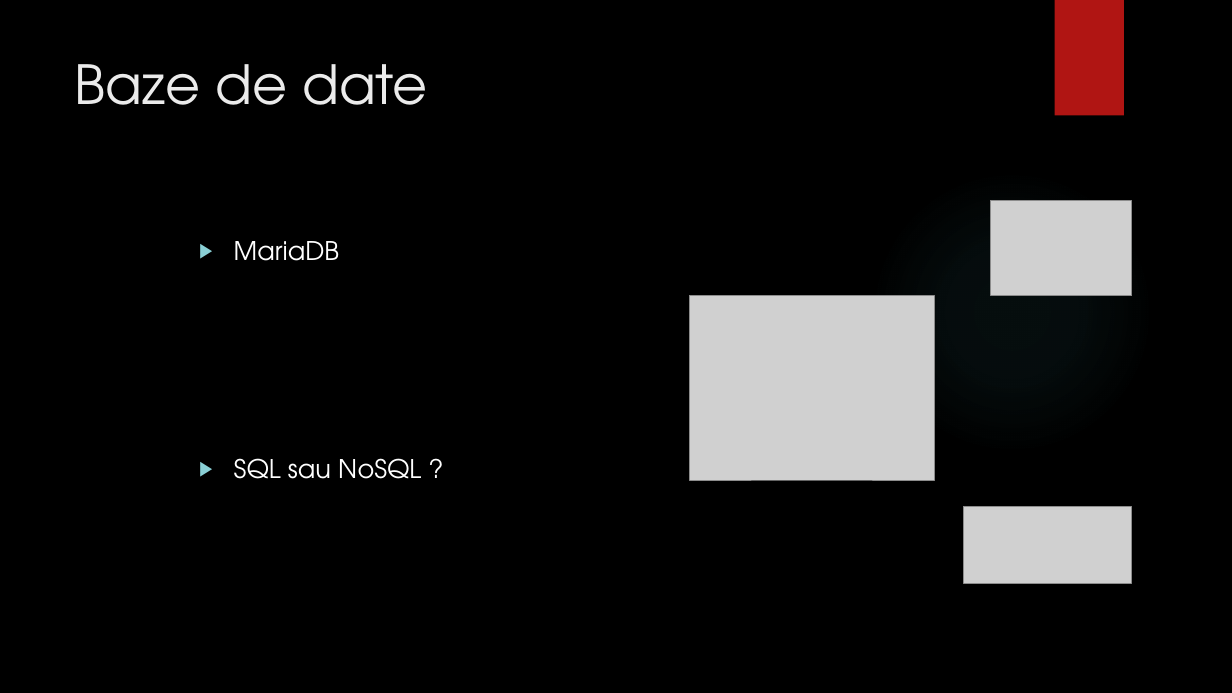
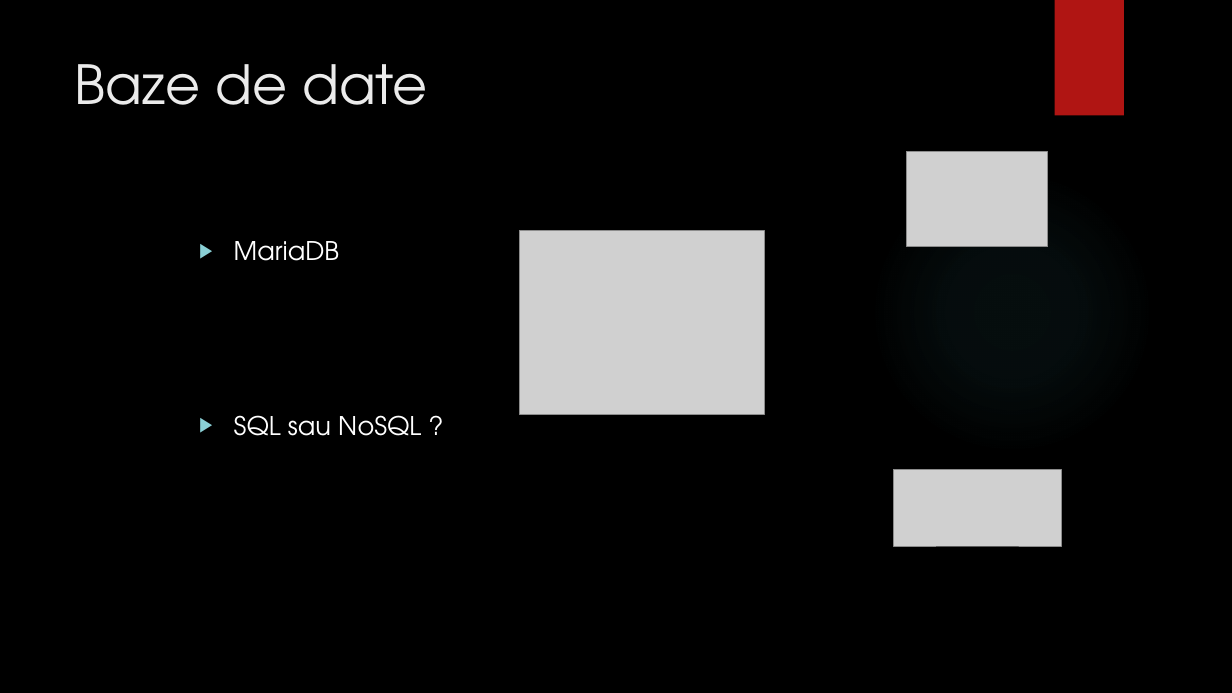
Before and after one commit to bogdanmatra/stoma, a slide deck: slide 6 of documentation/Prezentare_Licenta_Matragociu_Bogdan.pptx. Drawn at 1232x693 pixels with LibreOffice and Linux fonts; fonts in the diff are those of the drawing; grey boxes stand for pictures; background and template pictures are left out. Boxes give left, top, right and bottom in pixels: in the first picture for what was removed or moved away, otherwise in the second. Text is boxed around its words. In the diff, an @@ line names an element or a change of style, - is before the commit and + after.

Commit message:
Little

```diff
--- a/documentation/Prezentare_Licenta_Matragociu_Bogdan.pptx
+++ b/documentation/Prezentare_Licenta_Matragociu_Bogdan.pptx
@@ picture: place and size @@
-picture at (991,201,1131,296)
+picture at (907,152,1047,247)
@@ text "MariaDB" rewrapped from (234,241,421,479) to (234,241,421,436) @@
@@ picture: place and size @@
-picture at (689,296,934,480)
+picture at (519,230,764,414)
@@ picture: place and size @@
-picture at (964,506,1132,583)
+picture at (894,470,1062,546)
```
Also in this commit, not shown: 1 other slide changed.
